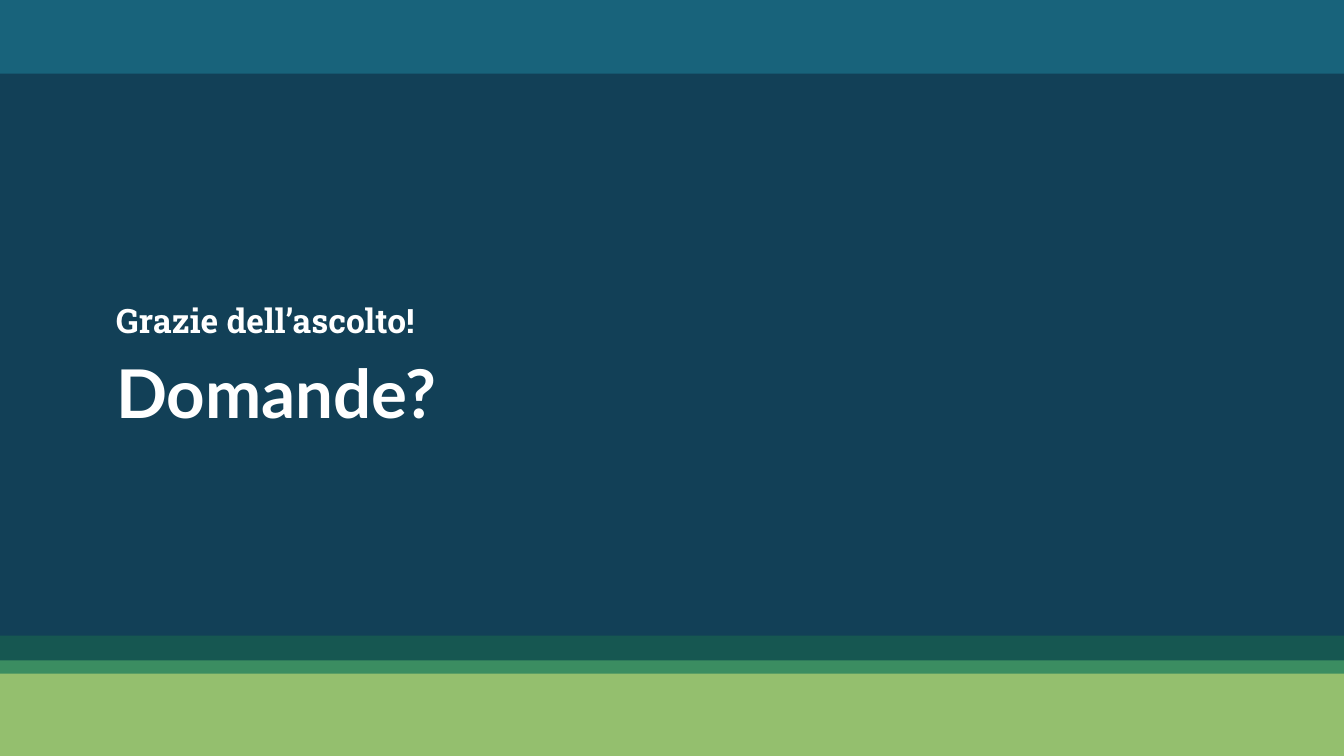
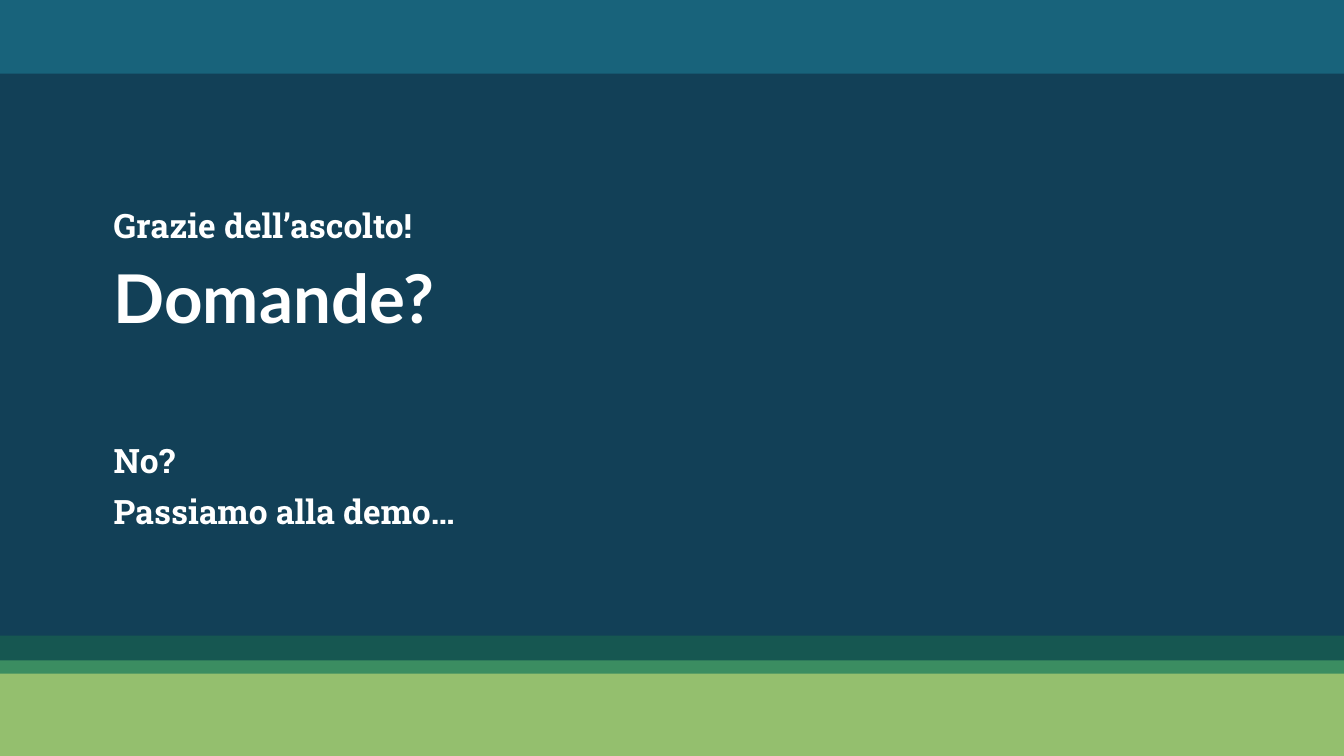
Before and after one commit to LuMug/Carthafind, a slide deck: slide 21 of I3_Presentazione_Carthafind.pptx (slide 30 before the commit). Drawn at 1344x756 pixels with LibreOffice and Linux fonts; fonts in the diff are those of the drawing. Boxes give left, top, right and bottom in pixels: in the first picture for what was removed or moved away, otherwise in the second. Text is boxed around its words. In the diff, an @@ line names an element or a change of style, - is before the commit and + after.

```diff
--- a/I3_Presentazione_Carthafind.pptx
+++ b/I3_Presentazione_Carthafind.pptx
@@ subtitle "Grazie dell’ascolto!": place and size @@
-subtitle "Grazie dell’ascolto!" at (116, 307, 437, 419)
+subtitle "Grazie dell’ascolto!" at (114, 212, 454, 525)
@@ subtitle at (114, 449, 454, 525): paragraphs added @@
+No?
+Passiamo alla demo…
```
Also in this commit, not shown: 6 other slides changed, 2 slides added, 13 slides removed.
